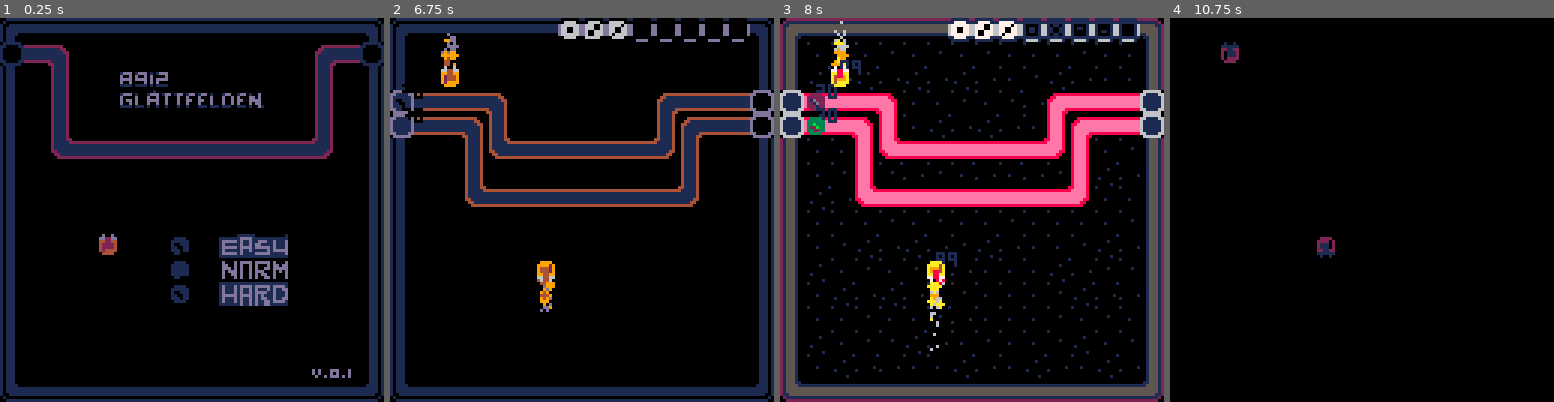
Above: before the commit, frames 1-4 (left to right).
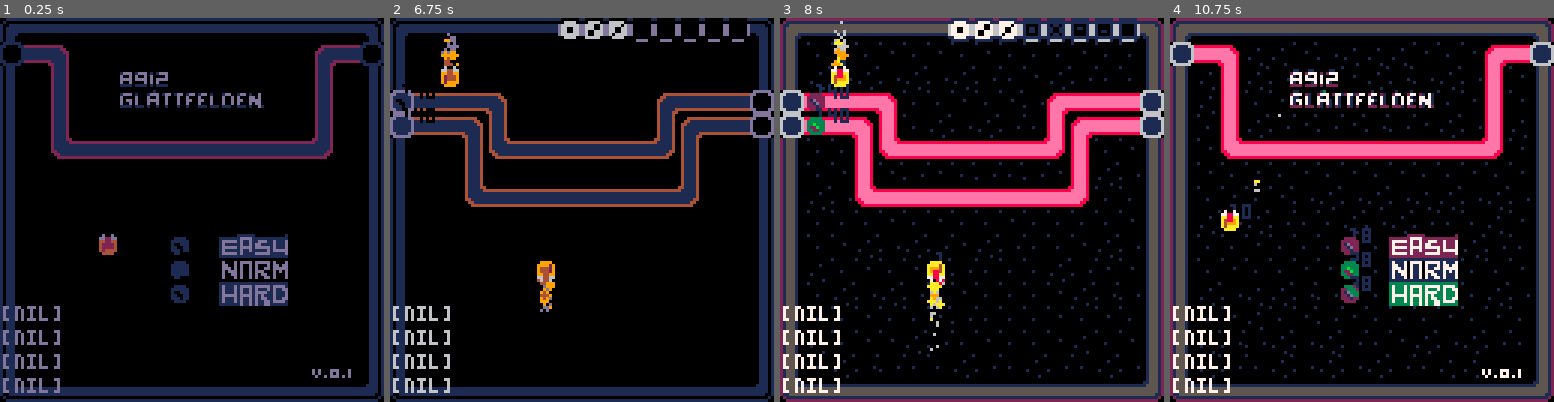
Above: after the commit, the same moments.

Repository: station-codes/Pico8-Glattfelden
Game: PICO-8 cartridge glattfelden.p8
Two runs of this game, one before a commit and one after it. Both use one fixed random seed, a clock stepped at 60 frames per second and the inputs below.
Inputs:
- Up to frame 1 (0.25 s): no input
- Up to frame 2 (6.75 s): tap X (X key) at 0.33, 1.07, 1.85, 2.97, 4.08, 5.2, 6.32 s; tap O (Z key) at 0.7, 1.7, 2.1, 2.5, 2.9, 3.3, 3.7, 4.1, 4.5, 4.9, 5.3, 5.7, 6.1, 6.5 s; hold Right 1.6-2.1 s; hold Up 2.15-2.42 s; hold Right 2.47-3.03 s; hold Left 3.08-3.58 s; hold Down 3.63-3.97 s; hold Right 4.02-4.68 s; hold Up 4.73-5.03 s; hold Left 5.08-5.68 s; hold Down 5.73-6.03 s; hold Right 6.08-6.58 s; hold Right from 6.63 s (still down)
- Up to frame 3 (8 s): tap O (Z key) at 6.9, 7.3, 7.7 s; release Right at 7.13 s; hold Up 7.18-7.45 s; tap X (X key) at 7.43 s; hold Right from 7.5 s (still down)
- Up to frame 4 (10.75 s): release Right at 8.07 s; tap O (Z key) every 0.4 s from 8.1 to 10.5 s; hold Left 8.12-8.62 s; tap X (X key) at 8.55, 9.67 s; hold Down 8.67-9 s; hold Right 9.05-9.72 s; hold Up 9.77-10.07 s; hold Left 10.12-10.72 s

The runs differ from the first frame. In frame 1, 1.0% of the frame differs, in the area x 0-16%, y 75-98%; in frame 2, 1.2%; in frame 3, 1.4%; in frame 4, 33%, in the area x 0-100%, y 0-100%.

Commit message:
gameplay improvement

Diff:
--- a/glattfelden.p8
+++ b/glattfelden.p8
@@ -49,6 +49,7 @@
  if(restart)then
   sfx(8)
   fadeout()
+  level=-1
   init()
  end
 
@@ -79,7 +80,7 @@
 
 
 	--debug stuff
-	--print_debug()
+	print_debug()
 end
 
 
@@ -130,7 +131,7 @@
 			spray = getspray(ship[i])
 			player.dx=spray[1]
 			player.dy=spray[2]
-			player.power=99
+			player.power=1
 			add(players, player)
 			nrofplayer+=1
 	 end
@@ -138,17 +139,17 @@
  elseif(level>=9 and level<=16)then
 
 	 if(level==9)then
-	  ship={down,up,left}
+	  ship={left,left,up}
 	  pos={{x=1,y=1},
 	       {x=8,y=5},
 	       {x=5,y=8}}
 	 elseif(level==10)then
-	  ship={up,down,right}
+	  ship={up,right,right}
 	  pos={{x=8,y=8},
 	       {x=9,y=14},
 	       {x=5,y=9}}
 	 elseif(level==11)then
-	 	ship={up,down,down}
+	 	ship={up,down,left}
 	  pos={{x=6,y=10},
 	  				 {x=9,y=2},
 	  				 {x=5,y=4}}
@@ -173,7 +174,7 @@
  elseif(level>=17 and level<=24)then
 
 	if(level==17)then
-	  ship={down,up,left,down}
+	  ship={left,left,up,down}
 	  pos={{x=2,y=8},
 	       {x=4,y=9},
 	       {x=7,y=9},
@@ -287,19 +288,35 @@
 
  if(btnp(⬆️))then
   o.y-=1
-  if(player_onmap(o))o.y+=1
+  if(player_onmap(o))then
+   o.y+=1
+  else
+   sfx(9)
+  end
  end
 	if(btnp(⬇️))then
 	 o.y+=1
-	 if(player_onmap(o))o.y-=1
+	 if(player_onmap(o))then
+	  o.y-=1
+	 else
+	  sfx(9)
+	 end
  end
 	if(btnp(⬅️))then
 	 o.x-=1
-  if(player_onmap(o))o.x+=1
+  if(player_onmap(o))then
+   o.x+=1
+  else
+   sfx(9)
+  end
  end
 	if(btnp(➡️))then
 	 o.x+=1
-	 if(player_onmap(o))o.x-=1
+	 if(player_onmap(o))then
+	  o.x-=1
+	 else
+	  sfx(9)
+	 end
 	end
 end
 
@@ -378,9 +395,6 @@
 		thirdrow()
 	 fourthrow()
  end
-
- debug1 = "level:"..level
-
 end
 
 
@@ -393,7 +407,17 @@
 			enem.direction=right
 			enem.sprite=16
 			enem.hit=false
-			enem.power=20
+			if(level==1)then
+				enem.power=140
+			elseif(level==2)then
+			 enem.power=140
+			elseif(level==3)then
+			 enem.power=140
+			elseif(level==11)then
+			 enem.power=85
+			else
+			 enem.power=140
+			end
 			add(enemies, enem)
 			enemies_total+=1
 	 end
@@ -408,7 +432,19 @@
 				enem.direction=right
 				enem.sprite=17
 				enem.hit=false
-				enem.power=30
+				if(level==1)then
+					enem.power=140
+				elseif(level==2)then
+				 enem.power=59
+				elseif(level==3)then
+				 enem.power=140
+				elseif(level==17)then
+				 enem.power=104
+				elseif(level==11)then
+				 enem.power=110
+				else
+				 enem.power=140
+				end
 				add(enemies, enem)
 				enemies_total+=1
 	 end
@@ -423,7 +459,11 @@
 				enem.direction=right
 				enem.sprite=18
 				enem.hit=false
-				enem.power=40
+				if(level==11)then
+				  enem.power=44
+				else
+				 enem.power=140
+				end
 				add(enemies, enem)
 				enemies_total+=1
 	 end
@@ -431,18 +471,23 @@
 
 
 function fourthrow()
-	 for x_pos=0,0 do
-				enem={}
-				enem.nr=1
-				enem.x=x_pos
-				enem.y=6
-				enem.direction=right
-				enem.sprite=19
-				enem.hit=false
-				enem.power=50
-				add(enemies, enem)
-				enemies_total+=1
-	 end
+	debug4 = "level:"..level
+ for x_pos=0,0 do
+			enem={}
+			enem.nr=1
+			enem.x=x_pos
+			enem.y=6
+			enem.direction=right
+			enem.sprite=19
+			enem.hit=false
+			if(level==17)then
+			 enem.power=100
+			else
+			 enem.power=140
+			end
+			add(enemies, enem)
+			enemies_total+=1
+ end
 end
 
 --update 60 frames
@@ -455,13 +500,12 @@
 
 	foreach(enemies, hit_enemy)
 	foreach(enemies, check_power)
- debug2="total enemies:"..enemies_total
+ --debug2="total enemies:"..enemies_total
 end
 
 function check_power(o)
 
  if(o.power<=0)then
-
  	if(o.nr==-1)then
  		start_game=1
  	elseif(o.nr==-2)then
@@ -485,8 +529,11 @@
   enemies_total-=1
 
   if(nrofplayer>0)then
-  	hitplayer=players[flr(rnd(nrofplayer))+1]
-  	hitplayer.power-=o.power
+
+   for i=1,nrofplayer do
+  	 --hitplayer=players[flr(rnd(nrofplayer))+1]
+  	 players[i].power-=200
+  	end
   	update_player()
   end
  end
@@ -627,8 +674,7 @@
   row=2
   col=nr-17
  end
- debug3="nr:"..nr
- debug4=col..'/'..row
+
  map(col*16,row*16,0,0,16,16)
 end
 -->8
@@ -1122,10 +1168,10 @@
 2b0b0b0b0b0b0b60616263646566672c2b0b0b0b0b0b0b70616263646566672c2b0b0b0b0b0b0b70716263646566672c2b0b0b0b0b0b0b70717263646566672c2b0b0b34340b0b70717273646566672c2b0b0b34340b0b70717273746566672c2b0b0b34340b0b70717273747566672c2b0b0b34340b0b70717273747576672c
 1b25262526252625262525252625250c1b25262526252525252525252525250c1b25250514062525252625262525260c2414060514141414141414141414142424140604040000051414141414141424241406040400000514141414141414242414060404000005141414141414142424140604040000051414141414141424
 1b35363536353635362526353625250c1b35363536252525252525252525250c1b25250425042525353635362535360c2406040405141414141414141414142424060404040000040514141414141424240604040400000405141414141414242406040404000004051414141414142424060404040000040514141414141424
-2414141406252526252636051414142424141414141406260514141414141424241414162504252526250514141414241b04040404000000000000000000000c1b0404040400000404051414141414241b0404040400000404051414141414241b0404040400000404051414141414241b040404040000040405141414141424
-2414140604253536353625040514142424141414062504360425250514141424241414062515141414141625250514241b04151604000000000000000000000c1b0404041514141604040514141414241b0404041514141604040514141414241b0404041514141604040514141414241b040404151414160404051414141424
-1b25250415141414141414160425260c1b25252604251506042526042526250c1b25250425253536262525252504250c1b15141416000000000000000000000c1b04041514141414160404000000000c1b04041514141414160404000000000c1b04041514141414160404000000000c1b04041514141414160404000000000c
-1b25260426362625362536260435360c1b25353604353615163536043536250c1b25260425362536363636252504250c1b00000000000000000000000000000c1b04151414141414141604000000000c1b04151414141414141604000000000c1b04151414141414141604000000000c1b04151414141414141604000000000c
+2414141406252526252636051414142424141414141406260514141414141424241414162504250514141414141414241b04040404000000000000000000000c1b0404040400000404051414141414241b0404040400000404051414141414241b0404040400000404051414141414241b040404040000040405141414141424
+2414140604253536353625040514142424141414062515061506250514141424241414062515141625262625250514241b04151604000000000000000000000c1b0404041514141604040514141414241b0404041514141604040514141414241b0404041514141604040514141414241b040404151414160404051414141424
+1b25250415141414141414160425260c1b25252604253515060426042526250c1b25250425253536262525252504250c1b15141416000000000000000000000c1b04041514141414160404000000000c1b04041514141414160404000000000c1b04041514141414160404000000000c1b04041514141414160404000000000c
+1b25260426362625362536260435360c1b25353604353626151636043536250c1b25260425362536363636252504250c1b00000000000000000000000000000c1b04151414141414141604000000000c1b04151414141414141604000000000c1b04151414141414141604000000000c1b04151414141414141604000000000c
 1b35361514141414141414141625250c1b25252604252526262625042525260c1b35360425252525252536252504250c1b00000000000000000000000000000c1b15141414141414141416000000000c1b15141414141414141416000000000c1b15141414141414141416000000000c1b15141414141414141416000000000c
 1b25252526252625252625252525260c1b25252604353536363626042535360c1b25250425362536253625252504250c1b00000000000000000000000000000c1b00000000000000000000000000000c1b00000000000000000000000000000c1b00000000000000000000000000000c1b00000000000000000000000000000c
 1b25263536353626353625252635360c1b25263604252526253536042526250c1b25250425252525252525252504250c1b00000000000000000000000000000c1b00000000000000000000000000000c1b00000000000000000000000000000c1b00000000000000000000000000000c1b00000000000000000000000000000c
Not shown, changed: the sound effects (__sfx__) section of glattfelden.p8
Not shown, changed: index.js
